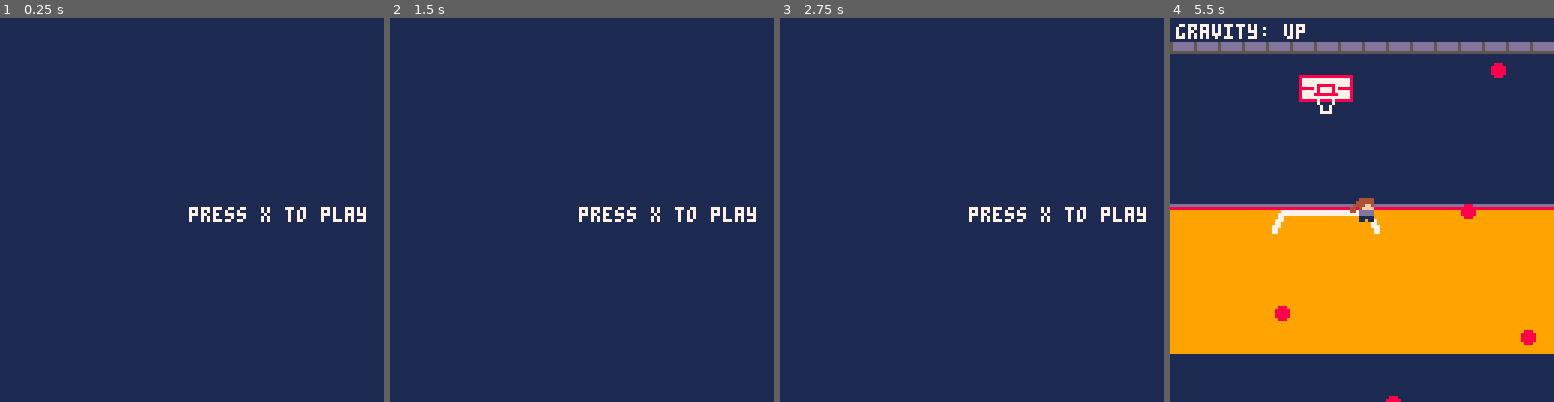
Above: before the commit, frames 1-4 (left to right).
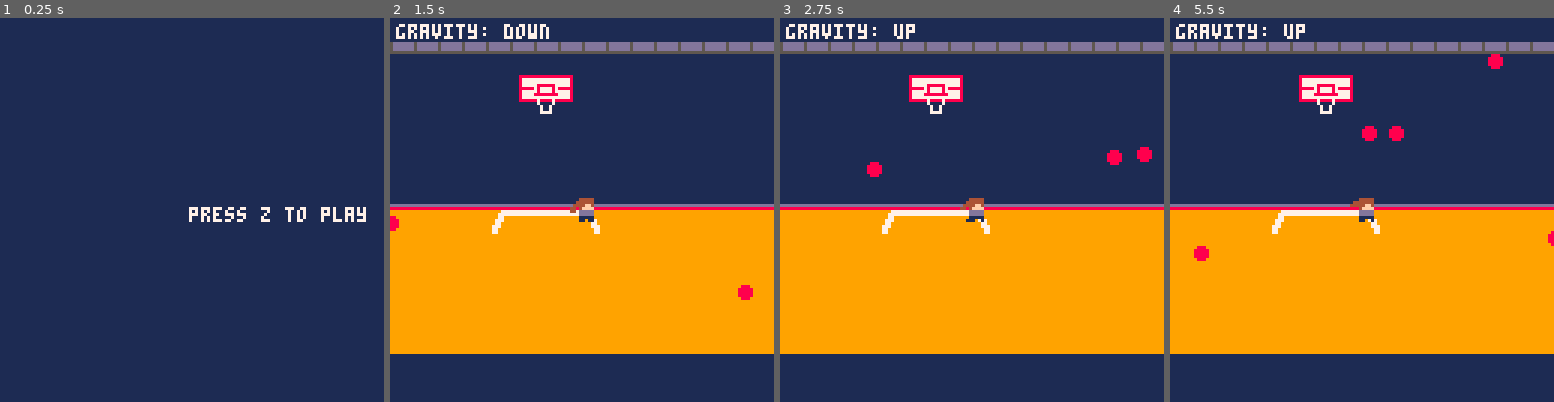
Above: after the commit, the same moments.

Repository: ayanrasulova/dodge-ity
Game: PICO-8 cartridge gravitygame.p8
The game is run twice, just before and just after one commit, with the same random seed, the same clock (stepped at 60 frames per second) and the same inputs.
Inputs:
- Up to frame 1 (0.25 s): no input
- Up to frame 2 (1.5 s): tap X (X key) at 0.33, 1.07 s; tap O (Z key) at 0.7 s
- Up to frame 3 (2.75 s): hold Right 1.6-2.1 s; tap O (Z key) at 1.7, 2.1, 2.5 s; tap X (X key) at 1.85 s; hold Up 2.15-2.42 s; hold Right from 2.47 s (still down)
- Up to frame 4 (5.5 s): tap O (Z key) every 0.4 s from 2.9 to 5.3 s; tap X (X key) at 2.97, 4.08, 5.2 s; release Right at 3.03 s; hold Left 3.08-3.58 s; hold Down 3.63-3.97 s; hold Right 4.02-4.68 s; hold Up 4.73-5.03 s; hold Left from 5.08 s (still down)

The runs differ from the first frame. In frame 1, less than 0.1% of the frame differs, in the area x 67-71%, y 49-54%; in frame 2, 44%; in frame 3, 44%, in the area x 0-100%, y 1-88%; in frame 4, 1.1%.

Commit message:
menu changes

Diff:
--- a/gravitygame.p8
+++ b/gravitygame.p8
@@ -3,13 +3,13 @@
 __lua__
 #include bullets.lua
 
-has_started = 0
+has_started = false
 
 function _init()
     dead = false
     score = 0
 
-    if has_started == 0 then
+    if has_started == false then
         is_playing = false
     else
         is_playing = true
@@ -91,18 +91,17 @@
     ----------------------------
     -- game over
     elseif is_playing == false and dead == true then
-        if btnp(y) then
+        if btnp(4) then
             has_started=true
             _init()
-        end
-        if btnp(n) then
+        elseif btnp(5) then
             has_started=false
             _init()
         end
 
     -- title screen
     else
-        if btnp(x) then
+        if btnp(4) then
             is_playing = true
         end
     end
@@ -129,11 +128,11 @@
         end
 
     elseif is_playing == false and dead == true then
-        print("game over. press y to try again, press n to quit",63,63,7)
+        print("game over. press z to try again\n press x to quit",2,63,7)
 
     -- title screen
     else
-        print("press x to play",63,63,7)
+        print("press z to play",63,63,7)
 
 
     end
